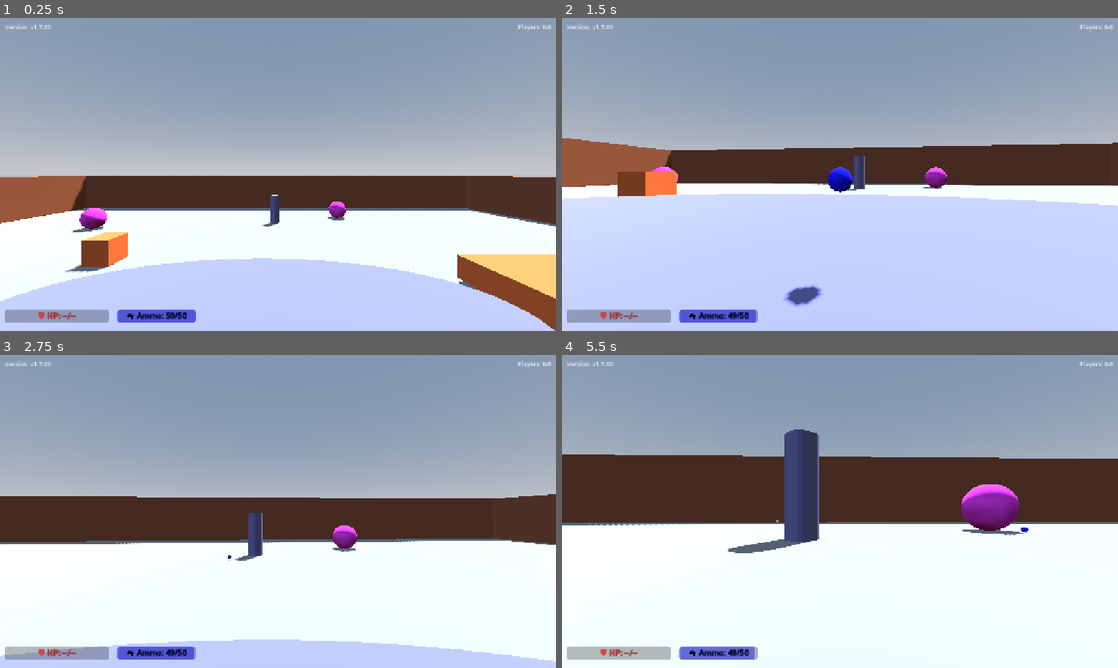
Above: before the commit, frames 1-4 (two rows, left to right).
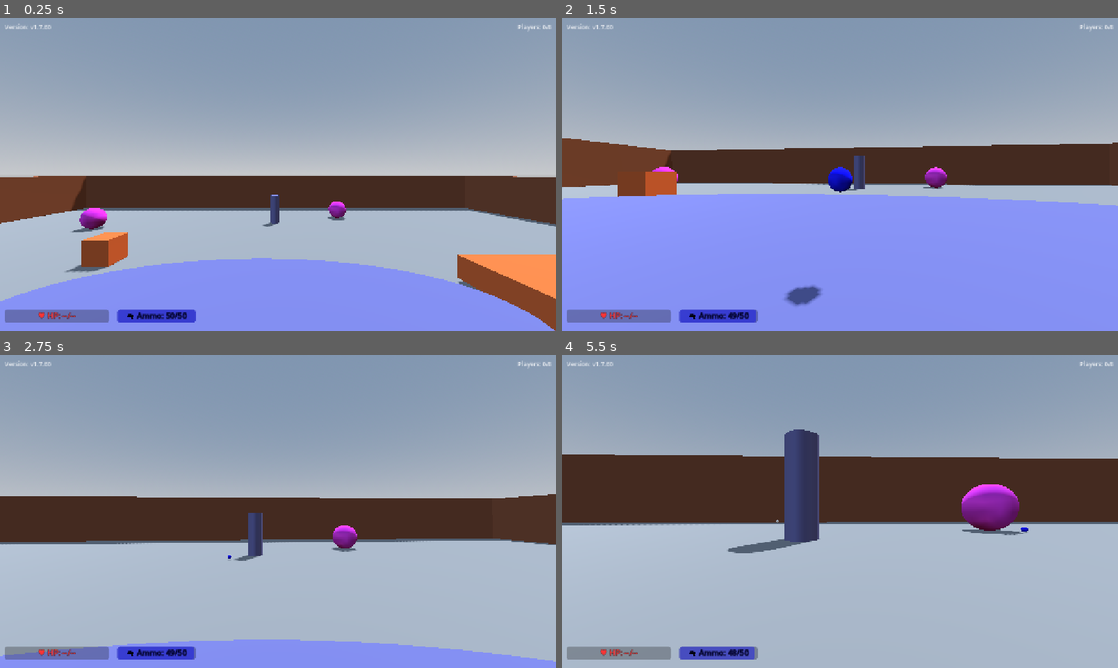
Above: after the commit, the same moments.

Repository: shikiuku/SimpleFPS
Game: Godot game, scene res://scenes/TestLevel.tscn
Two runs of this game, one before a commit and one after it. Both use one fixed random seed, a clock stepped at 60 frames per second and the inputs below. This scene is started directly instead of the project's main scene.
Inputs (mouse positions are in pixels of both pictures, inside the frame that each line leads up to):
- Up to frame 1 (0.25 s): no input
- Up to frame 2 (1.5 s): move the mouse to (867, 174) at 0.52 s; hold Shift (run) 0.53-1.28 s; hold W (move_forward) from 0.53 s (still down); tap Space (jump) at 0.77 s; move the mouse to (812, 174) at 1.27 s; click (812, 174) at 1.35 s
- Up to frame 3 (2.75 s): keep holding W (move_forward); tap Space (jump) at 1.52 s; move the mouse to (289, 505) at 2.02 s; hold Shift (run) from 2.03 s (still down)
- Up to frame 4 (5.5 s): keep holding W (move_forward); move the mouse to (834, 517) at 2.77 s; release Shift (run) at 2.78 s; click (834, 517) at 2.85 s; tap Space (jump) at 3.02, 3.77, 4.52 s; move the mouse to (878, 514) at 3.52 s; hold Shift (run) 3.53-4.28 s; move the mouse to (795, 508) at 4.27 s; click (795, 508) at 4.35 s; move the mouse to (845, 511) at 5.02 s; hold Shift (run) from 5.03 s (still down)

The runs differ from the first frame. In frame 1, 37% of the frame differs, in the area x 0-100%, y 50-100%; in frame 2, 48%, in the area x 0-100%, y 38-100%; in frame 3, 40%; in frame 4, 45%.

Commit message:
v1.7.60: 太陽光を0.3に減光、地面色をより暗く調整

Diff:
--- a/scenes/TestLevel.tscn
+++ b/scenes/TestLevel.tscn
@@ -289,6 +289,7 @@
 
 [node name="DirectionalLight3D" type="DirectionalLight3D" parent="."]
 transform = Transform3D(-0.866023, -0.433016, 0.250001, 0, 0.499998, 0.866027, -0.500003, 0.749999, -0.43301, 0, 0, 0)
+light_energy = 0.3
 shadow_enabled = true
 
 [node name="WorldEnvironment" type="WorldEnvironment" parent="."]
Not shown, changed: web-build/index.html
Not shown, changed: web-build/index.pck
